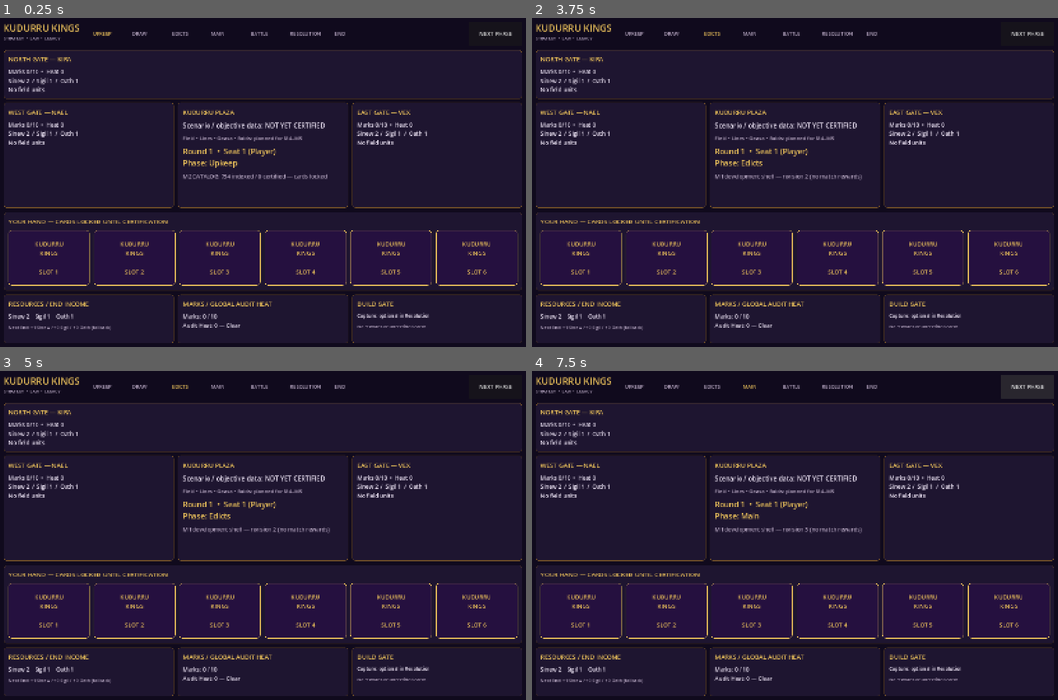
Above: before the commit, frames 1-4 (two rows, left to right).
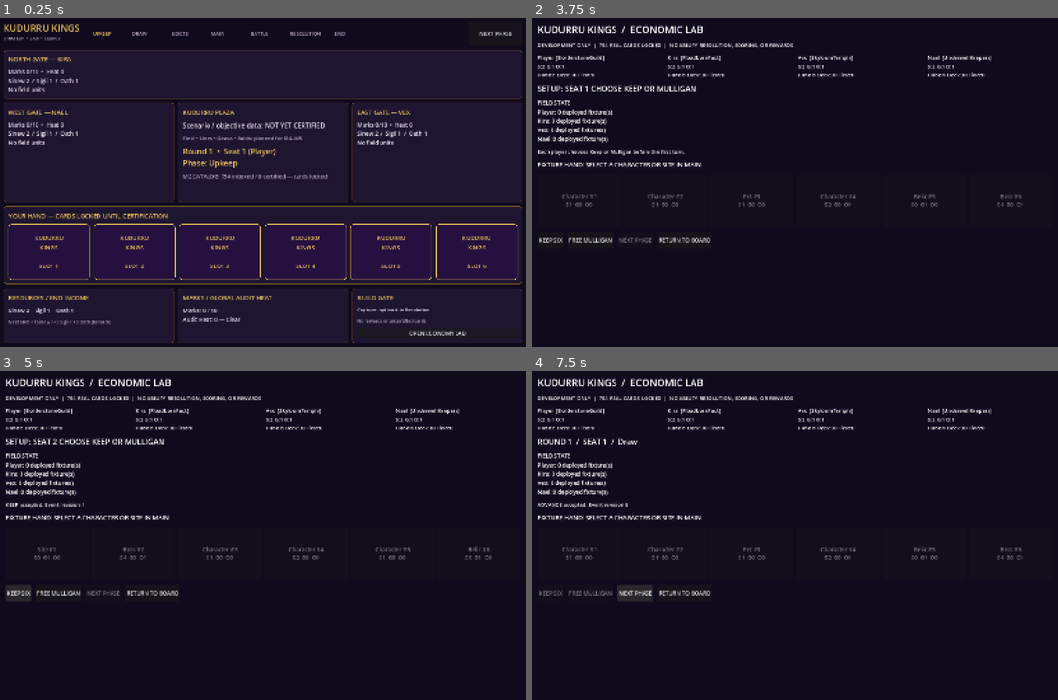
Above: after the commit, the same moments.

Repository: tuccijr75/Kudurru-Kings
Game: Godot game, scene res://scenes/main.tscn
Two runs of this game, one before a commit and one after it. Both use one fixed random seed, a clock stepped at 60 frames per second and the inputs below.
Inputs (mouse positions are in pixels of both pictures, inside the frame that each line leads up to):
- Up to frame 1 (0.25 s): no input
- Up to frame 2 (3.75 s): click (968, 333) at 0.5 s, where only the run after the commit has a clickable "OPEN ECONOMY LAB"; click (684, 241) at 1.25 s, where only the run after the commit has a clickable "RETURN TO BOARD"; click "NEXT PHASE" at 2 s; click "NEXT PHASE" at 2.75 s; click (968, 333) at 3.5 s, where only the run after the commit has a clickable "OPEN ECONOMY LAB"
- Up to frame 3 (5 s): click (21, 594) at 4.25 s, where only the run after the commit has a clickable "KEEP SIX"
- Up to frame 4 (7.5 s): click (589, 594) at 5 s, where only the run after the commit has a clickable "FREE MULLIGAN"; click (553, 594) at 5.75 s, where only the run after the commit has a clickable "KEEP SIX"; click (589, 594) at 6.5 s, where only the run after the commit has a clickable "FREE MULLIGAN"; click "NEXT PHASE" at 7.25 s

The runs differ from the first frame. In frame 1, 6.3% of the frame differs, in the area x 0-100%, y 55-97%; in frame 2, 25%; in frame 3, 25%; in frame 4, 25%, in the area x 0-100%, y 1-99%.

Commit message:
build(m3): deterministic pregame, turn deployment and interactive economic lab

Diff:
--- a/godot_client/scripts/dev_match.gd
+++ b/godot_client/scripts/dev_match.gd
@@ -45,6 +45,8 @@
 	state["mode"] = MODE
 	state["seed"] = seed_value
 	state["fixture_version"] = 1
+	state["setup_complete"] = false
+	state["setup_ready"] = []
 	for i in range(state["players"].size()):
 		var p: Dictionary = state["players"][i]
 		var faction: String = Deck.FACTIONS[i]
@@ -60,6 +62,7 @@
 		p["mulligan_available"] = true
 		p = _draw_to_six(p)
 		state["players"][i] = p
+		state["setup_ready"].append(false)
 	state["events"].append({"type": "DEV_MATCH_CREATED", "seat_count": names.size(),
 			"revision": 0}) # Deliberately excludes hidden deck/hand details
 	return {"ok": true, "state": state}
@@ -79,6 +82,36 @@
 		p["host_sigils"] = 0
 		state["players"][i] = p
 
+static func _setup_decision(state: Dictionary, action: Dictionary) -> Dictionary:
+	if typeof(action.get("seat")) != TYPE_INT:
+		return _error("INVALID_SETUP_SEAT")
+	var seat: int = int(action["seat"])
+	if seat < 0 or seat >= state["players"].size():
+		return _error("INVALID_SETUP_SEAT")
+	if bool(state["setup_ready"][seat]):
+		return _error("SETUP_ALREADY_RESOLVED")
+	var op: String = str(action.get("type", ""))
+	if op != "MULLIGAN" and op != "KEEP":
+		return _error("SETUP_DECISION_REQUIRED")
+	var next: Dictionary = state.duplicate(true)
+	var person: Dictionary = next["players"][seat]
+	if op == "MULLIGAN":
+		var full: Array = person["deck"] + person["hand"]
+		if full.size() != 36:
+			return _error("INVALID_MULLIGAN_CONSERVATION")
+		person["deck"] = _shuffle(full, int(state["seed"]) + seat * 7919 + 919)
+		person["hand"] = []
+		person = _draw_to_six(person)
+	person["mulligan_available"] = false
+	next["players"][seat] = person
+	next["setup_ready"][seat] = true
+	next["setup_complete"] = next["setup_ready"].all(func(value): return value)
+	next["revision"] = int(next["revision"]) + 1
+	var event: Dictionary = {"type": "SETUP_" + op, "seat": seat,
+			"revision": next["revision"]}
+	next["events"].append(event)
+	return {"ok": true, "state": next, "event": event}
+
 static func apply(state: Dictionary, action: Dictionary) -> Dictionary:
 	if state.get("mode") != MODE or int(state.get("fixture_version", 0)) != 1:
 		return _error("NOT_ECONOMY_LAB")
@@ -86,6 +119,8 @@
 		return _error("EVENT_LIMIT")
 	if typeof(action.get("revision")) != TYPE_INT or int(action["revision"]) != int(state.get("revision", -1)):
 		return _error("STALE_REVISION")
+	if not bool(state.get("setup_complete", false)):
+		return _setup_decision(state, action)
 	if typeof(action.get("seat")) != TYPE_INT or int(action["seat"]) != int(state.get("seat", -1)):
 		return _error("WRONG_SEAT")
 	var seat: int = int(state["seat"])
@@ -111,24 +146,8 @@
 			fresh = _draw_to_six(fresh)
 			next_state["players"][seat] = fresh
 		return {"ok": true, "state": next_state, "event": moved["event"]}
-	if operation == "MULLIGAN":
-		if Rules.current_phase(state) != "Upkeep" or not bool(p["mulligan_available"]):
-			return _error("MULLIGAN_WINDOW_CLOSED")
-		var changed: Dictionary = state.duplicate(true)
-		var person: Dictionary = changed["players"][seat]
-		var complete: Array = person["deck"] + person["hand"]
-		if complete.size() != 36:
-			return _error("INVALID_MULLIGAN_CONSERVATION")
-		person["deck"] = _shuffle(complete, int(state["seed"]) + seat * 7919 + 919)
-		person["hand"] = []
-		person = _draw_to_six(person)
-		person["mulligan_available"] = false
-		changed["players"][seat] = person
-		changed["revision"] = int(changed["revision"]) + 1
-		var event: Dictionary = {"type": "MULLIGAN", "seat": seat,
-			"revision": changed["revision"]}
-		changed["events"].append(event)
-		return {"ok": true, "state": changed, "event": event}
+	if operation == "MULLIGAN" or operation == "KEEP":
+		return _error("MULLIGAN_WINDOW_CLOSED")
 	if operation == "DEPLOY":
 		if Rules.current_phase(state) != "Main":
 			return _error("NOT_MAIN_PHASE")
@@ -172,5 +191,7 @@
 			"field_ids": p["field"].map(func(c): return c["card_id"]),
 			"sinew": p["sinew"], "sigil": p["sigil"], "oath": p["oath"]})
 	return {"mode": state.get("mode"), "revision": state.get("revision"),
+		"setup_complete": state.get("setup_complete", false),
+		"setup_ready": state.get("setup_ready", []).duplicate(),
 		"phase": Rules.current_phase(state), "seat": state["seat"],
 		"round": state["round"], "players": ps}
--- a/godot_client/scripts/main.gd
+++ b/godot_client/scripts/main.gd
@@ -154,6 +154,10 @@
 	footer.add_child(legend.get_parent())
 	legend.add_child(_label("Capture: optional in Resolution", 14))
 	legend.add_child(_label("No rewards or uncertified cards", 13, DIM))
+	var lab_button := Button.new()
+	lab_button.text = "OPEN ECONOMY LAB"
+	lab_button.pressed.connect(func(): get_tree().change_scene_to_file("res://scenes/economy_lab.tscn"))
+	legend.add_child(lab_button)
 
 func _seat_text(index: int) -> String:
 	var p: Dictionary = state["players"][index]
--- a/godot_client/tests/test_dev_match.gd
+++ b/godot_client/tests/test_dev_match.gd
@@ -55,13 +55,14 @@
 	_check(state["players"][3]["hand"].size() == 6, "all players receive six")
 	_check(not Match.public_summary(state).has("hand"), "public summary hides hand details")
 	_check(not Match.public_summary(state).has("seed"), "public summary hides seed")
+	_check(not state["setup_complete"], "setup choices precede first turn")
 	var before: String = JSON.stringify(state)
 	var wrong: Dictionary = _act(state, "ADVANCE", {"seat": 2})
-	_check(not wrong["ok"] and wrong["error"] == "WRONG_SEAT", "turn ownership checked")
+	_check(not wrong["ok"] and wrong["error"] == "SETUP_DECISION_REQUIRED", "setup must complete before turns")
 	wrong = _act(state, "ADVANCE", {"revision": state["revision"] + 1})
 	_check(not wrong["ok"] and wrong["error"] == "STALE_REVISION", "replay version rejected")
 	wrong = _act(state, "DEPLOY", {"card_id": "fake"})
-	_check(not wrong["ok"] and wrong["error"] == "NOT_MAIN_PHASE", "early deployment blocked")
+	_check(not wrong["ok"] and wrong["error"] == "SETUP_DECISION_REQUIRED", "early deployment blocked in setup")
 	_check(JSON.stringify(state) == before, "rejected actions do not mutate state")
 	var mulligan: Dictionary = _act(state, "MULLIGAN")
 	_check(mulligan["ok"], "one free mulligan")
@@ -70,7 +71,15 @@
 	state = mulligan["state"]
 	_check(state["players"][0]["hand"].size() == 6 and state["players"][0]["deck"].size() == 30, "mulligan preserves 36 cards")
 	_check(not _act(state, "MULLIGAN")["ok"], "second mulligan rejected")
+	_check(not _act(state, "KEEP")["ok"], "cannot keep after mulligan")
 	_check(JSON.stringify(state["events"]).find("DEV_ECON_") == -1, "hidden hands never in public events")
+	_check(not state["setup_complete"], "other seats still have pregame choices")
+	for seat in range(1, 4):
+		var kept: Dictionary = _act(state, "KEEP", {"seat": seat})
+		_check(kept["ok"], "pregame keep for seat " + str(seat))
+		state = kept["state"]
+	_check(state["setup_complete"], "all seats decided before first Upkeep")
+	_check(not _act(state, "ADVANCE", {"seat": 2})["ok"], "turn ownership checked after setup")
 	state = _advance(state, 3)
 	_check(Rules.current_phase(state) == "Main", "three steps reach Main")
 	_check(not _act(state, "MULLIGAN")["ok"], "mulligan only opening Upkeep")
@@ -94,6 +103,10 @@
 			break
 	_check(not setup.is_empty(), "find standard deck opening with unit and site")
 	if setup.is_empty(): return
+	for seat in range(2):
+		var setup_keep: Dictionary = _act(setup, "KEEP", {"seat": seat})
+		_check(setup_keep["ok"], "pregame setup keep")
+		setup = setup_keep["state"]
 	setup = _advance(setup, 3)
 	var first: Dictionary = {}
 	var second: Dictionary = {}
Not shown, added: godot_client/scripts/dev_match.gd.uid
Not shown, added: godot_client/scripts/economy_lab_ui.gd.uid
Not shown, added: godot_client/scripts/lab_fixtures.gd.uid
Not shown, added: godot_client/tests/test_dev_match.gd.uid
Not shown, added: godot_client/tests/test_economy_lab_ui.gd.uid
Not shown, changed: godot_client/README.md
Not shown, added: godot_client/docs/M3_TURN_DEPLOYMENT_GATE.md
Not shown, added: godot_client/tools/run_m3_quality_gate.ps1
